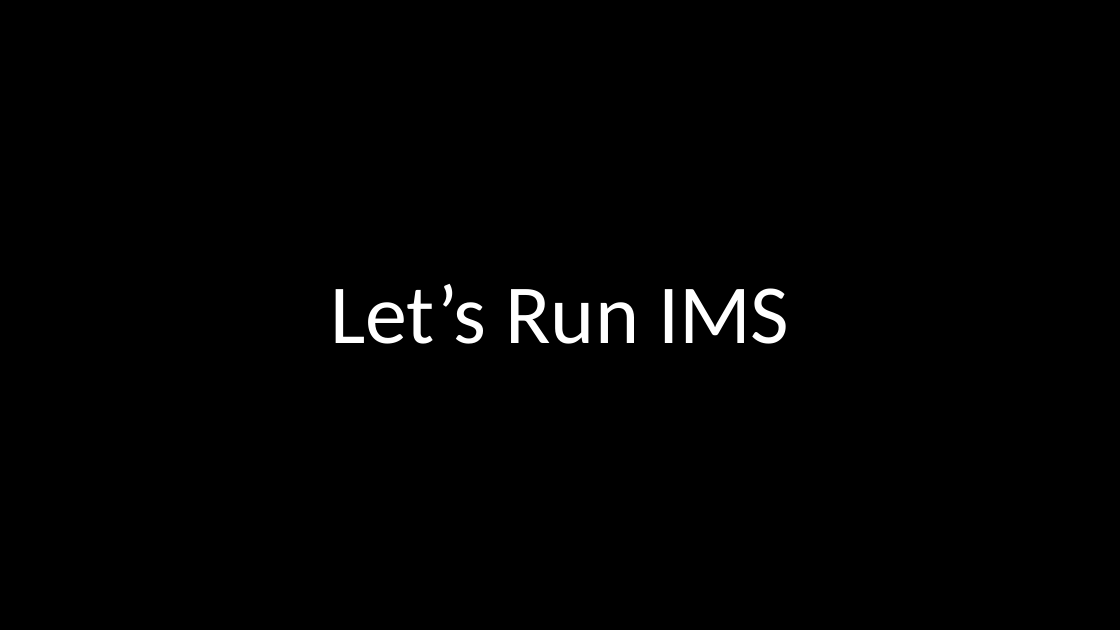
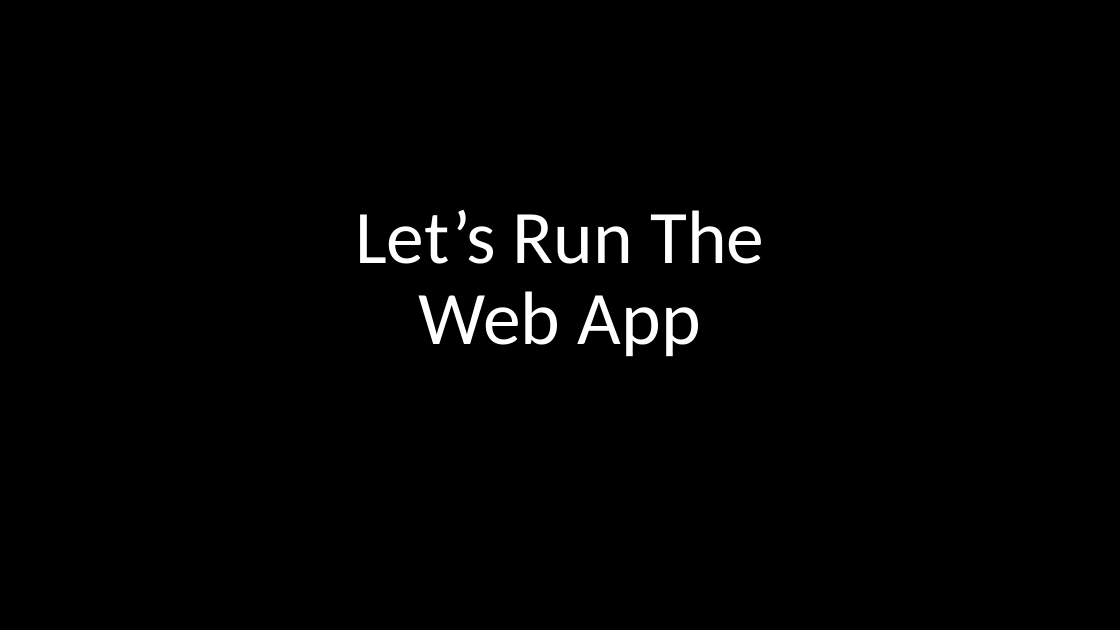
Before and after one commit to Sangiv/To-Do-List, a slide deck: slide 9 of documentation/TDL-Presentation.pptx. Drawn at 1120x630 pixels with LibreOffice and Linux fonts; fonts in the diff are those of the drawing; background and template pictures are left out. Boxes give left, top, right and bottom in pixels: in the first picture for what was removed or moved away, otherwise in the second. Text is boxed around its words. In the diff, an @@ line names an element or a change of style, - is before the commit and + after.

```diff
--- a/documentation/TDL-Presentation.pptx
+++ b/documentation/TDL-Presentation.pptx
@@ title at [355, 210, 764, 357]: text changed; size 72 to 64.8 pt @@
-Let’s Run IMS
+Let’s Run The Web App
```
Also in this commit, not shown: 5 other slides changed.
